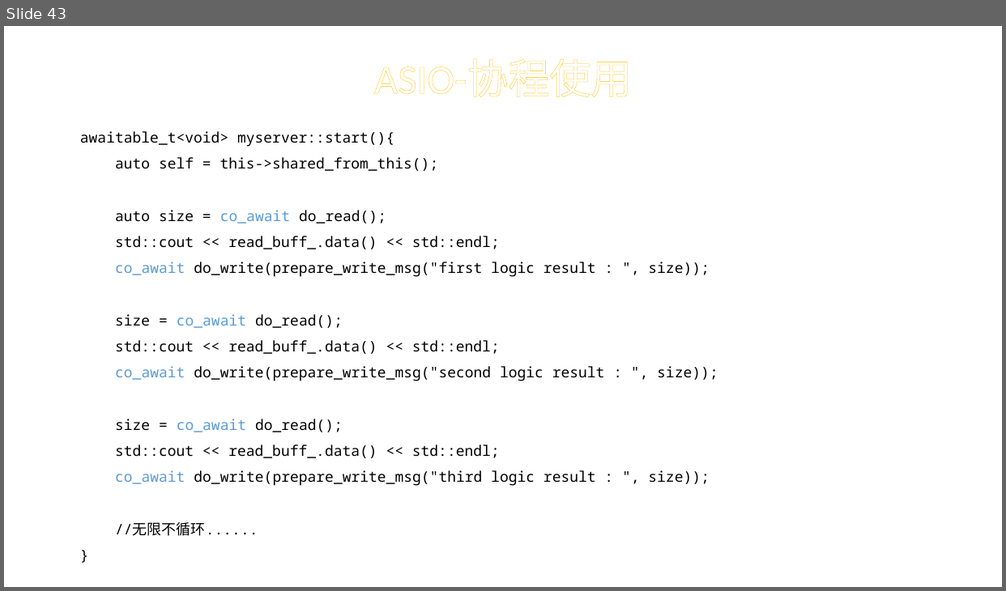
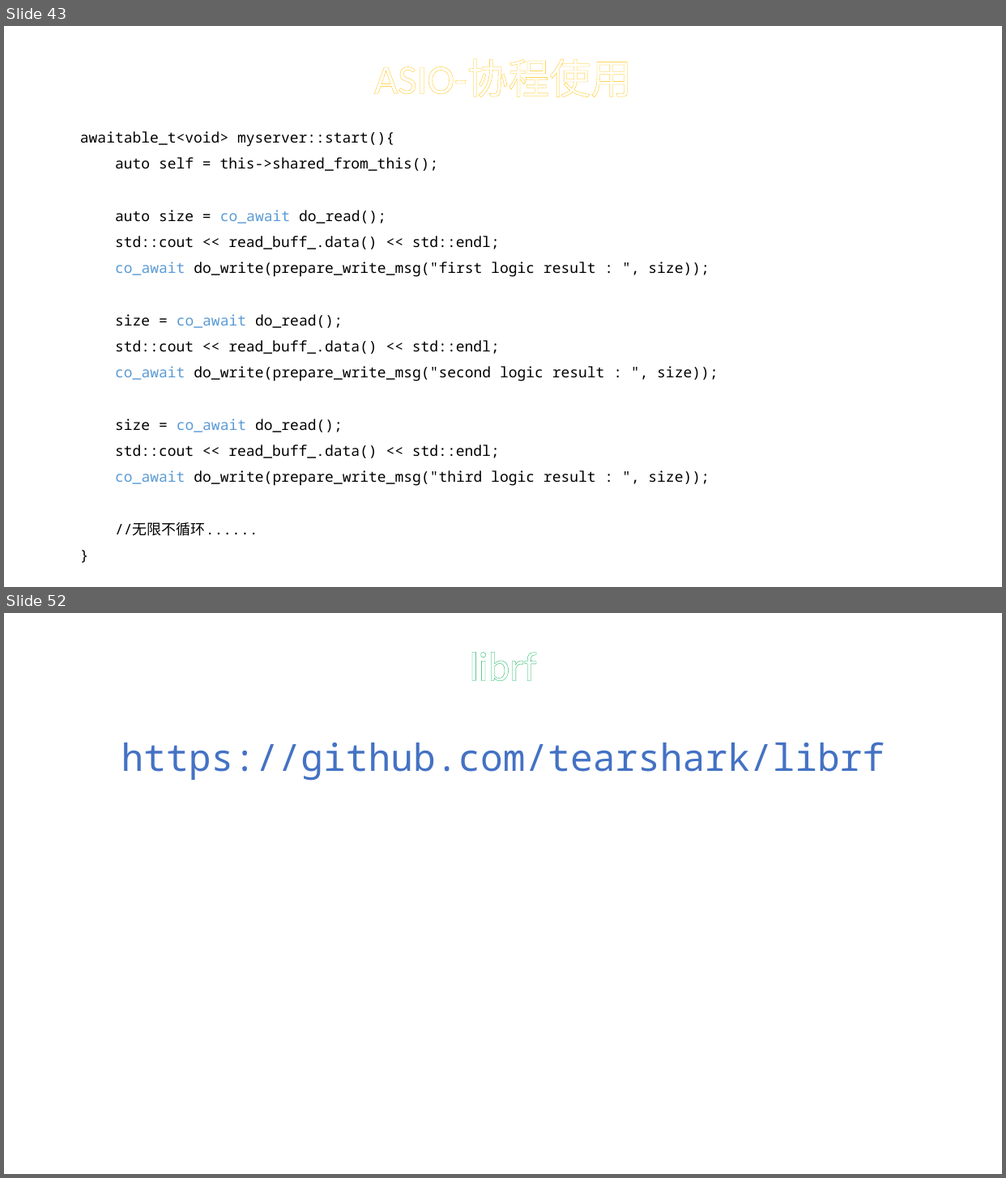
Before and after one commit to tearshark/resumef, a slide deck: Resumef实践.pptx. Shown one above the other, each under a label of ours: slide 43 before the commit, slides 43 and 52 after it; the slides between them are not shown. The pictures are 1006x591 and 1006x1178 pixels, drawn with LibreOffice and Linux fonts; fonts in the diff are those of the drawing. Boxes give left, top, right and bottom in pixels: in the first picture for what was removed or moved away, otherwise in the second. Text is boxed around its words. In the diff, an @@ line names an element or a change of style, - is before the commit and + after.

```diff
--- a/Resumef实践.pptx
+++ b/Resumef实践.pptx
@@ slide 52 added at (x1=4, y1=613, x2=1002, y2=1174), background #FFFFFF @@
@@ title added at (x1=469, y1=652, x2=536, y2=681), 39.6 pt, text #FFFFFF @@
+librf
@@ text added at (x1=121, y1=742, x2=884, y2=781), 36 pt, text #4472C4 @@
+https://github.com/tearshark/librf
```
Also in this commit, not shown: 10 other slides added, 1 other file.
